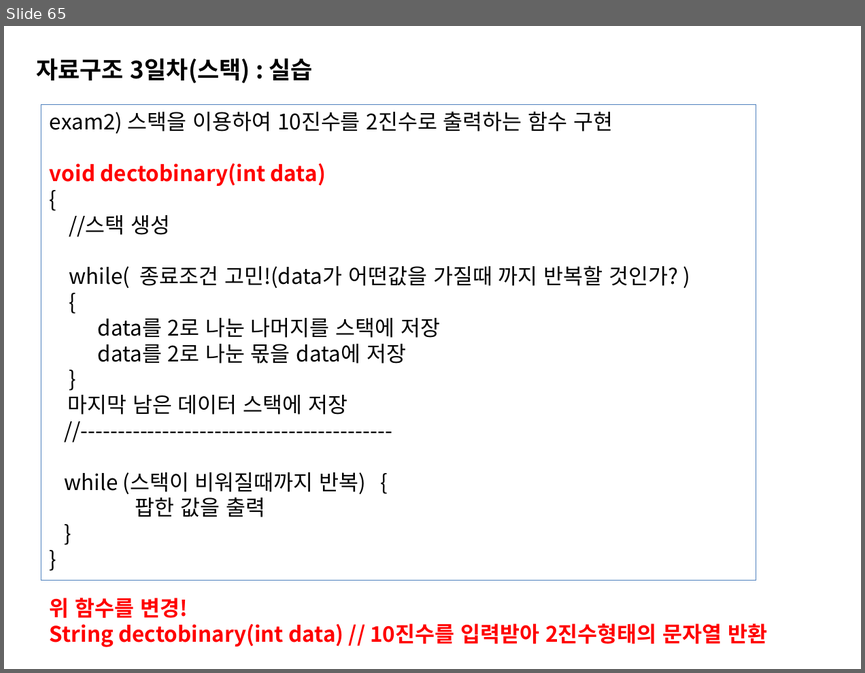
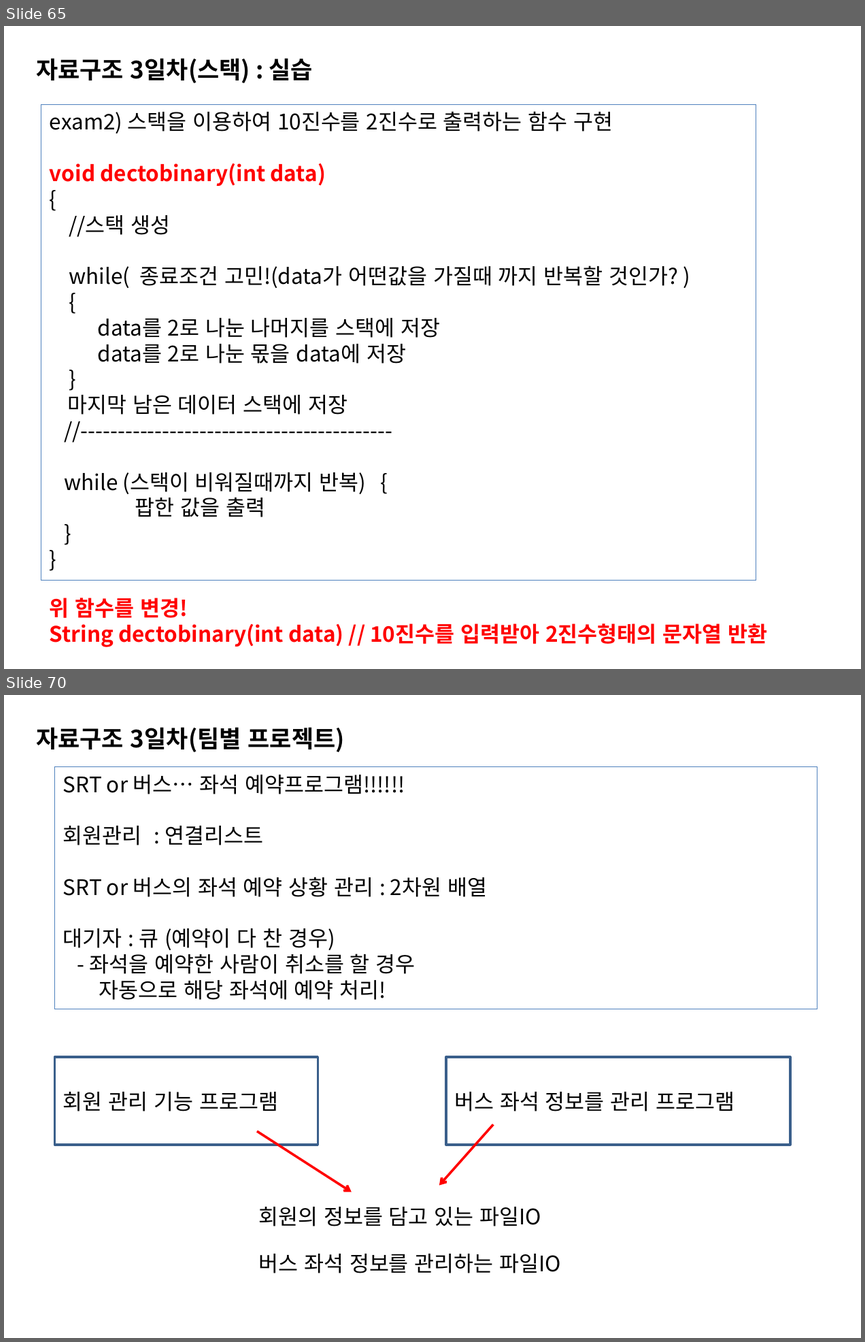
Before and after one commit to sing2song/TILDS, a slide deck: Java자료구조.pptx. Shown one above the other, each under a label of ours: slide 65 before the commit, slides 65 and 70 after it; the slides between them are not shown. The pictures are 865x673 and 865x1342 pixels, drawn with LibreOffice and Linux fonts; fonts in the diff are those of the drawing. Boxes give left, top, right and bottom in pixels: in the first picture for what was removed or moved away, otherwise in the second. Text is boxed around its words. In the diff, an @@ line names an element or a change of style, - is before the commit and + after.

```diff
--- a/Java자료구조.pptx
+++ b/Java자료구조.pptx
@@ slide 70 added at box(4, 695, 861, 1338), background #FFFFFF @@
@@ text added at box(36, 727, 345, 752), 20 pt, text #000000, bold @@
+자료구조 3일차(팀별 프로젝트)
@@ rectangle added at box(54, 767, 817, 1009), outline #4F81BD 0.75 pt, 18 pt, text #000000 @@
+SRT or 버스… 좌석 예약프로그램!!!!!!
+회원관리 : 연결리스트
+SRT or 버스의 좌석 예약 상황 관리 : 2차원 배열
+대기자 : 큐 (예약이 다 찬 경우)
+- 좌석을 예약한 사람이 취소를 할 경우
+자동으로 해당 좌석에 예약 처리!
@@ rectangle added at box(54, 1057, 317, 1144), outline #3A5F8C 2 pt, 18 pt, text #000000 @@
+회원 관리 기능 프로그램
@@ rectangle added at box(446, 1057, 791, 1144), outline #3A5F8C 2 pt, 18 pt, text #000000 @@
+버스 좌석 정보를 관리 프로그램
@@ arrow added from (257, 1131) to (352, 1192), #FF0000 2 pt @@
@@ arrow added from (493, 1124) to (439, 1185), #FF0000 2 pt @@
@@ text added at box(258, 1206, 541, 1226), 18 pt, text #000000 @@
+회원의 정보를 담고 있는 파일IO
@@ text added at box(258, 1253, 562, 1273), 18 pt, text #000000 @@
+버스 좌석 정보를 관리하는 파일IO
```
Also in this commit, not shown: 5 other slides added, 7 other files.
